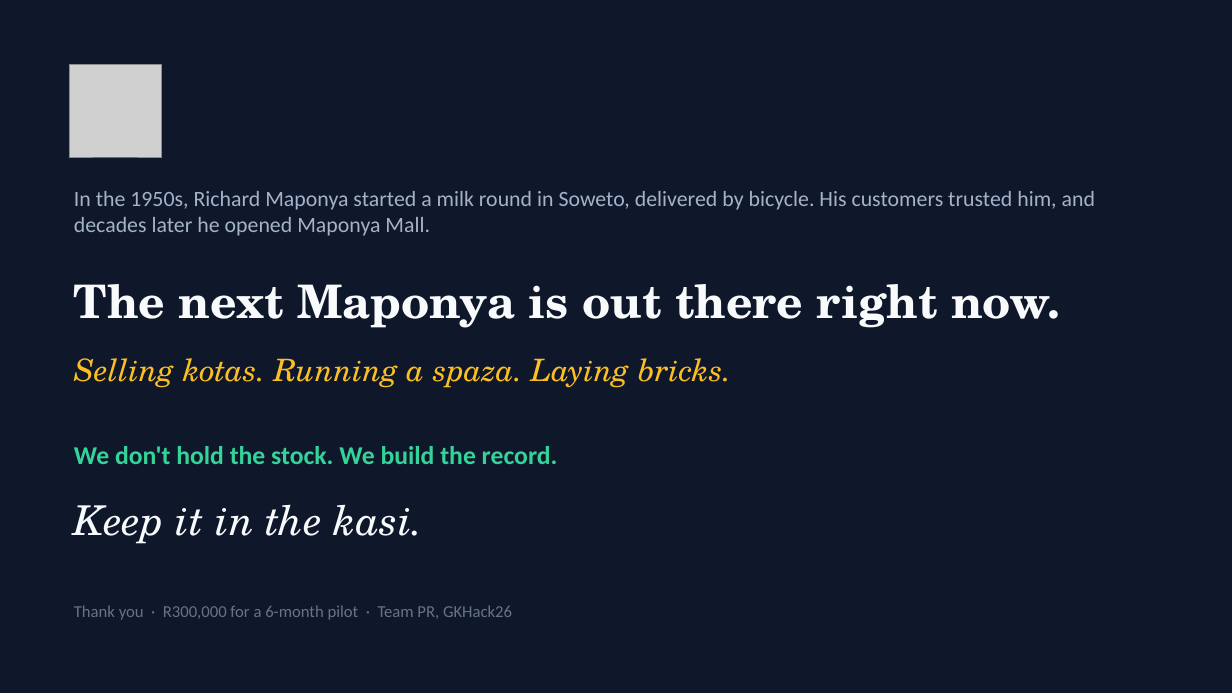
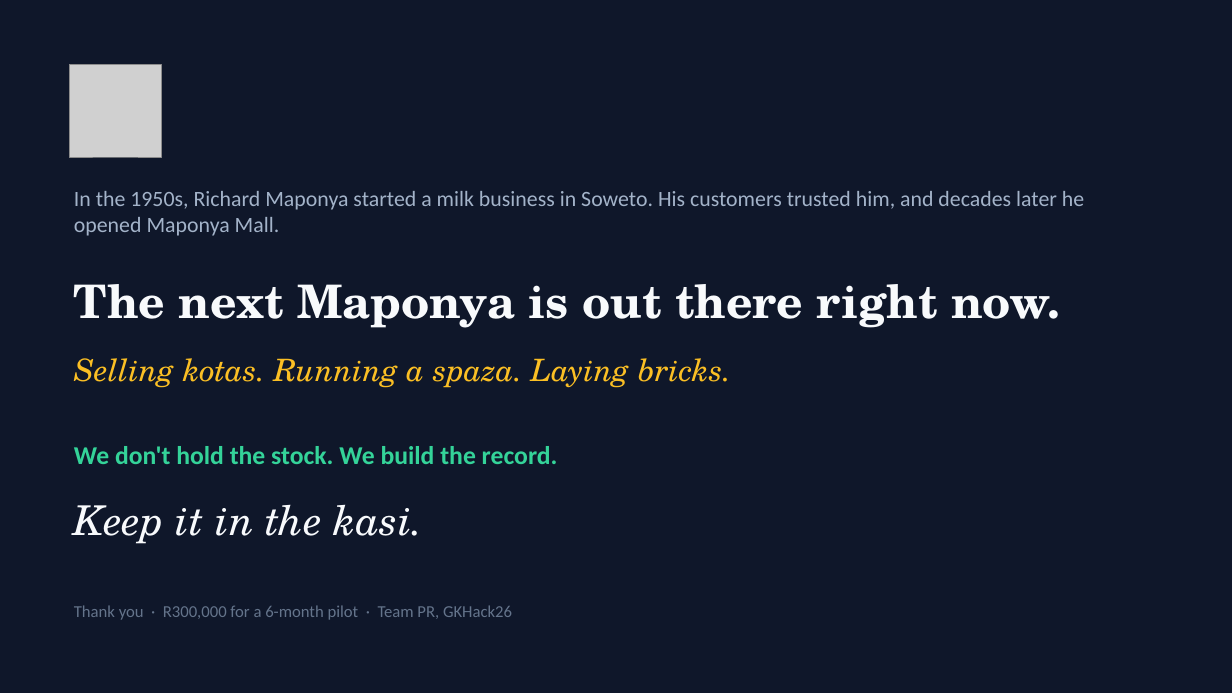
Before and after one commit to Mandla78/KasiFlow, a slide deck: slide 8 of docs/submission/05_final_submission/Akayza_Pitch_TeamPR.pptx (slide 10 before the commit). Drawn at 1232x693 pixels with LibreOffice and Linux fonts; fonts in the diff are those of the drawing; grey boxes stand for pictures. Boxes give left, top, right and bottom in pixels: in the first picture for what was removed or moved away, otherwise in the second. Text is boxed around its words. In the diff, an @@ line names an element or a change of style, - is before the commit and + after.

```diff
--- a/docs/submission/05_final_submission/Akayza_Pitch_TeamPR.pptx
+++ b/docs/submission/05_final_submission/Akayza_Pitch_TeamPR.pptx
@@ text at <box>74,191,1084,236</box>: text changed @@
-In the 1950s, Richard Maponya started a milk round in Soweto, delivered by bicycle. His customers trusted him, and decades later he opened Maponya Mall.
+In the 1950s, Richard Maponya started a milk business in Soweto. His customers trusted him, and decades later he opened Maponya Mall.
```
Also in this commit, not shown: 8 other slides changed, 15 slides removed, 6 other files.
